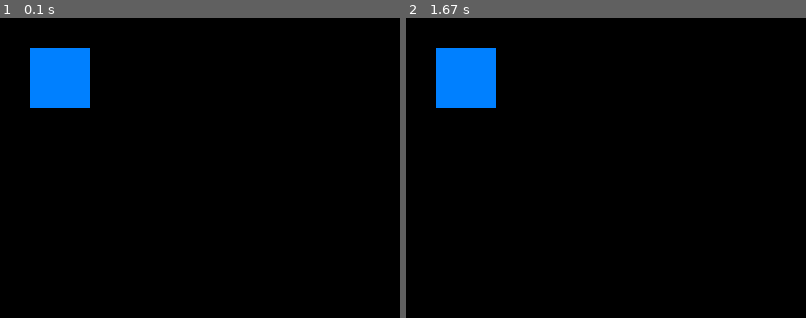
Above: before the commit, frames 1-2 (left to right).
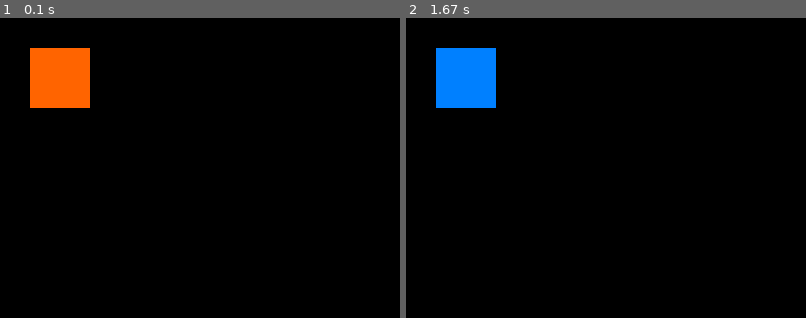
Above: after the commit, the same moments.

Repository: Explicitname/PygameLearning
Game: pygame game, started from rectangles.py
Two runs of this game, one before a commit and one after it. Both use one fixed random seed, a clock stepped at 60 frames per second and the inputs below.
Inputs:
- Up to frame 1 (0.1 s): no input
- Up to frame 2 (1.67 s): tap Space at 0.33 s
The pictures show only the part of the screen within x 0-50%, y 0-50%; the shares and areas given below are measured in that part.

The runs differ from the first frame. In frame 1, 3.0% of the frame differs, in the area x 7-23%, y 10-30%; in frame 2, nothing differs.

Commit message:
Add changing colors of rectangle on spacebar keypress

Diff:
--- a/rectangles.py
+++ b/rectangles.py
@@ -3,12 +3,19 @@
 pygame.init()
 screen = pygame.display.set_mode((800,600))
 quitGame = False
+isBlue = False
 
 while not quitGame:
     for event in pygame.event.get():
         if event.type == pygame.QUIT:
             quitGame = True
+        if event.type == pygame.KEYDOWN and event.key == pygame.K_SPACE:
+            isBlue = not isBlue
 
-    pygame.draw.rect(screen, (0, 128, 255), pygame.Rect(30, 30, 60, 60))
+    if isBlue:
+        color = (0, 128, 255)
+    else:
+        color = (255, 100, 0)
+    pygame.draw.rect(screen, color, pygame.Rect(30, 30, 60, 60))
 
     pygame.display.flip()
